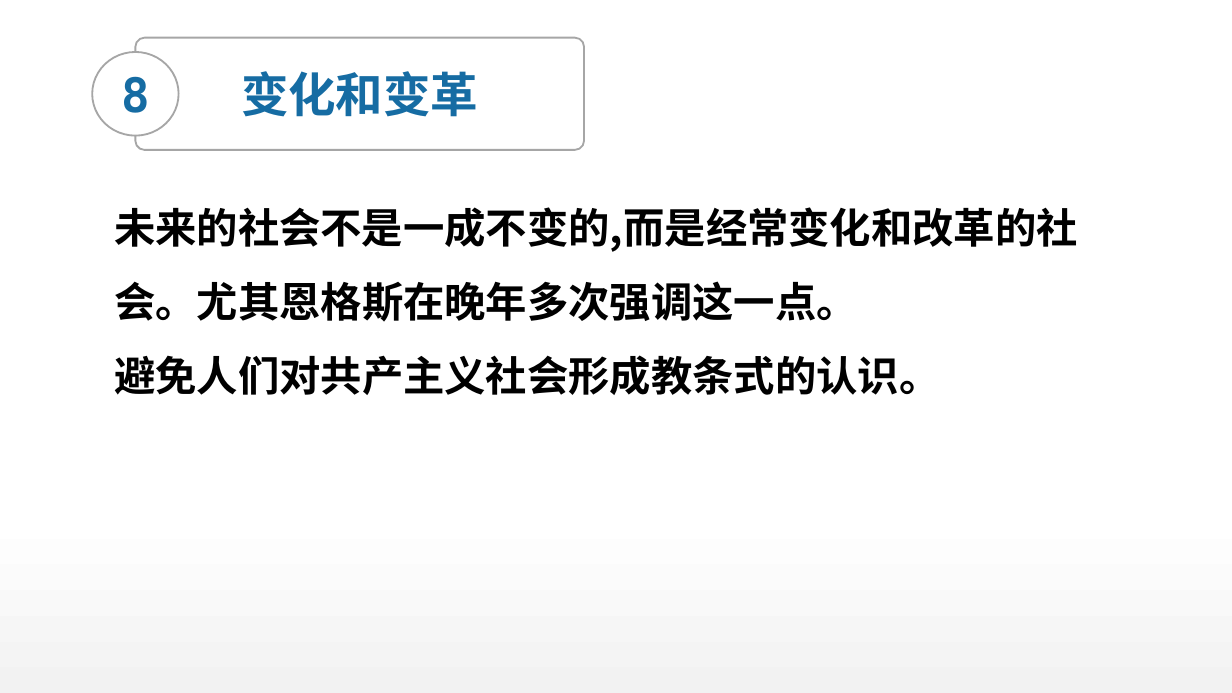
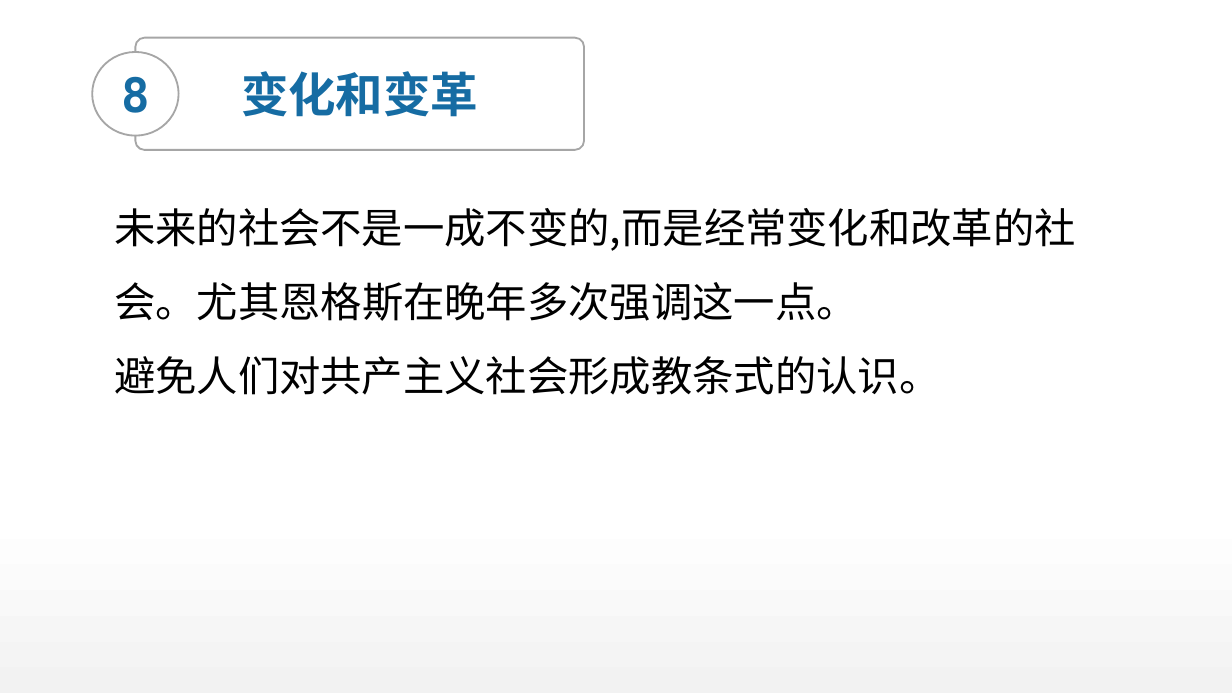
Before and after one commit to DO-MINATOR/buaa, a slide deck: slide 20 of 中特/复习ppt/刘娜娜-绪论.pptx (slide 22 before the commit). Drawn at 1232x693 pixels with LibreOffice and Linux fonts; fonts in the diff are those of the drawing. Boxes give left, top, right and bottom in pixels: in the first picture for what was removed or moved away, otherwise in the second. Text is boxed around its words. In the diff, an @@ line names an element or a change of style, - is before the commit and + after.

```diff
--- a/中特/复习ppt/刘娜娜-绪论.pptx
+++ b/中特/复习ppt/刘娜娜-绪论.pptx
@@ text "未来的社会不是一成不变的,而是经常变化和改革的社会。尤其恩格斯在晚年多次强调这一点。" at (x1=114, y1=208, x2=1076, y2=395): bold off @@
```
Also in this commit, not shown: 8 other slides changed, 3 slides removed, 5 other files.
